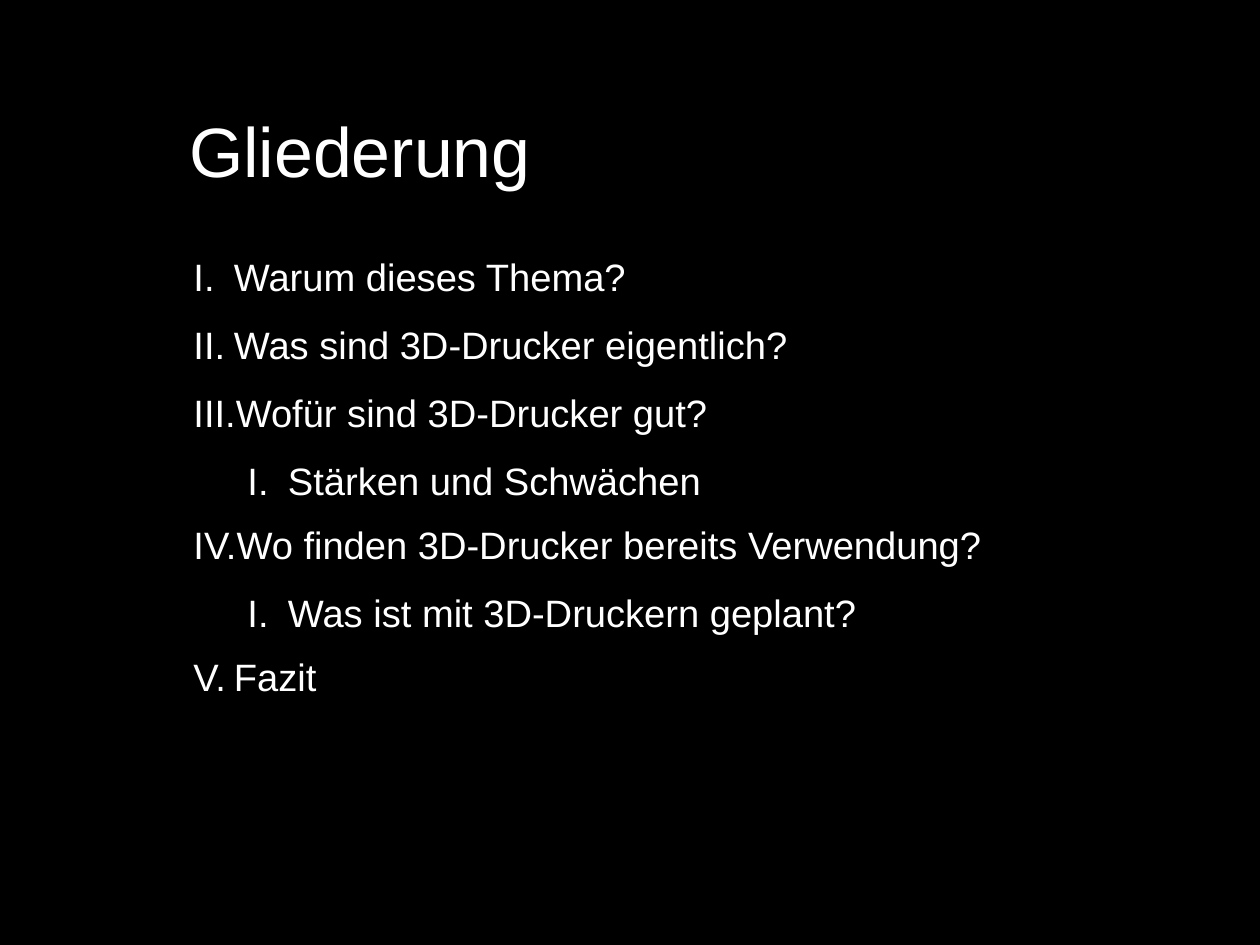
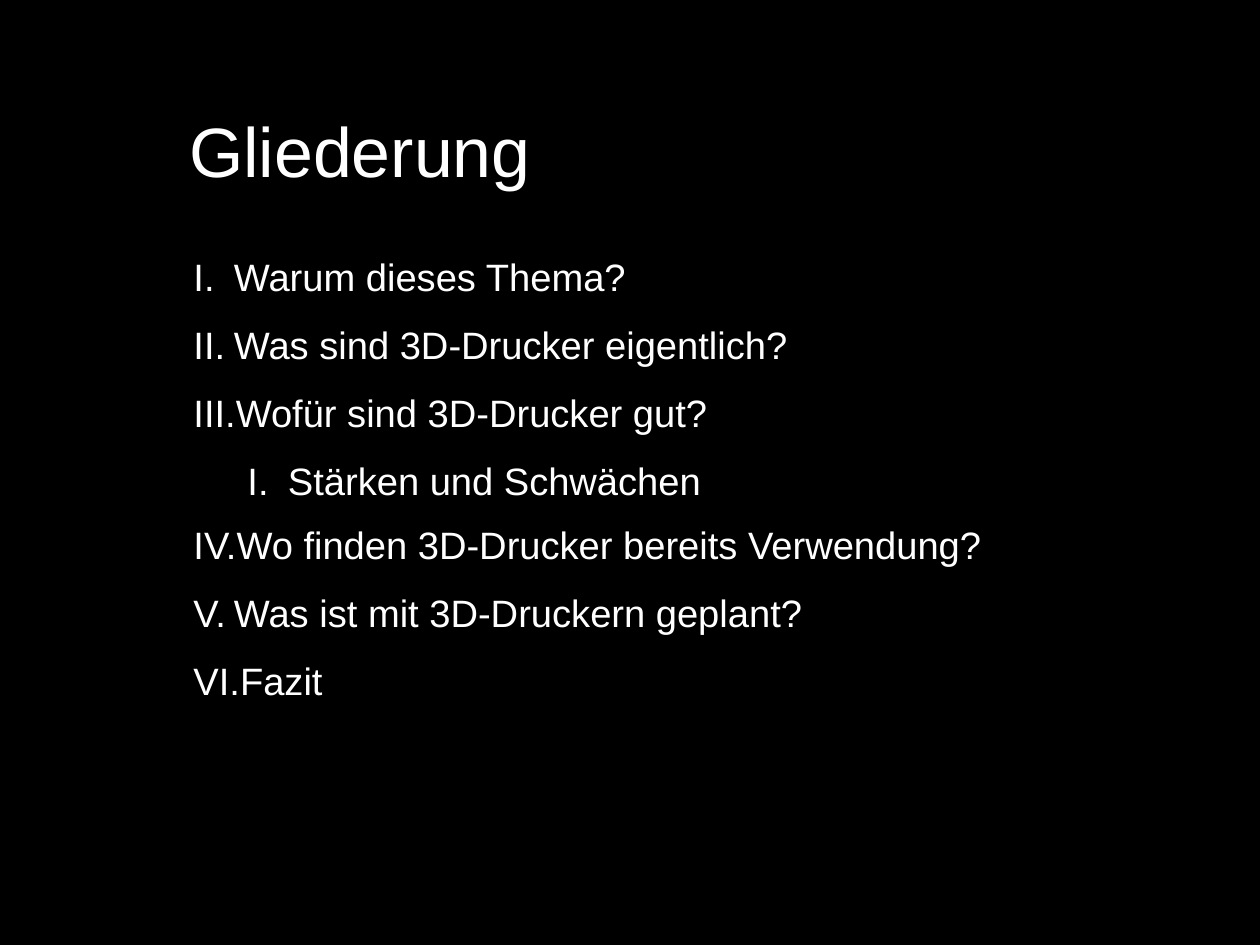
Before and after one commit to Xasin/Facharbeit-2016, a slide deck: slide 2 of Präsentation/Präsentation.odp. Drawn at 1260x945 pixels with LibreOffice and Linux fonts; fonts in the diff are those of the drawing. Boxes give left, top, right and bottom in pixels: in the first picture for what was removed or moved away, otherwise in the second. Text is boxed around its words. In the diff, an @@ line names an element or a change of style, - is before the commit and + after.

```diff
--- a/Präsentation/Präsentation.odp
+++ b/Präsentation/Präsentation.odp
@@ text at bbox=[234, 599, 802, 635]: list level 2 to 1 in "Was ist mit 3D-Druckern geplant?" @@
```
Also in this commit, not shown: 1 other slide changed.
